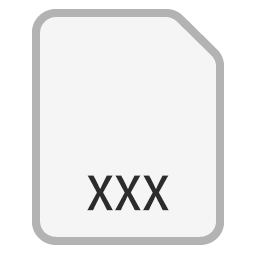
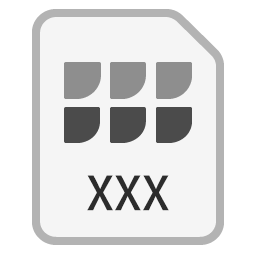
Layered file, before and after one edit (256px x 256px). Changes by layer:
added layer "Color" above "Preferences" over left=64, top=62, right=192, bottom=143
